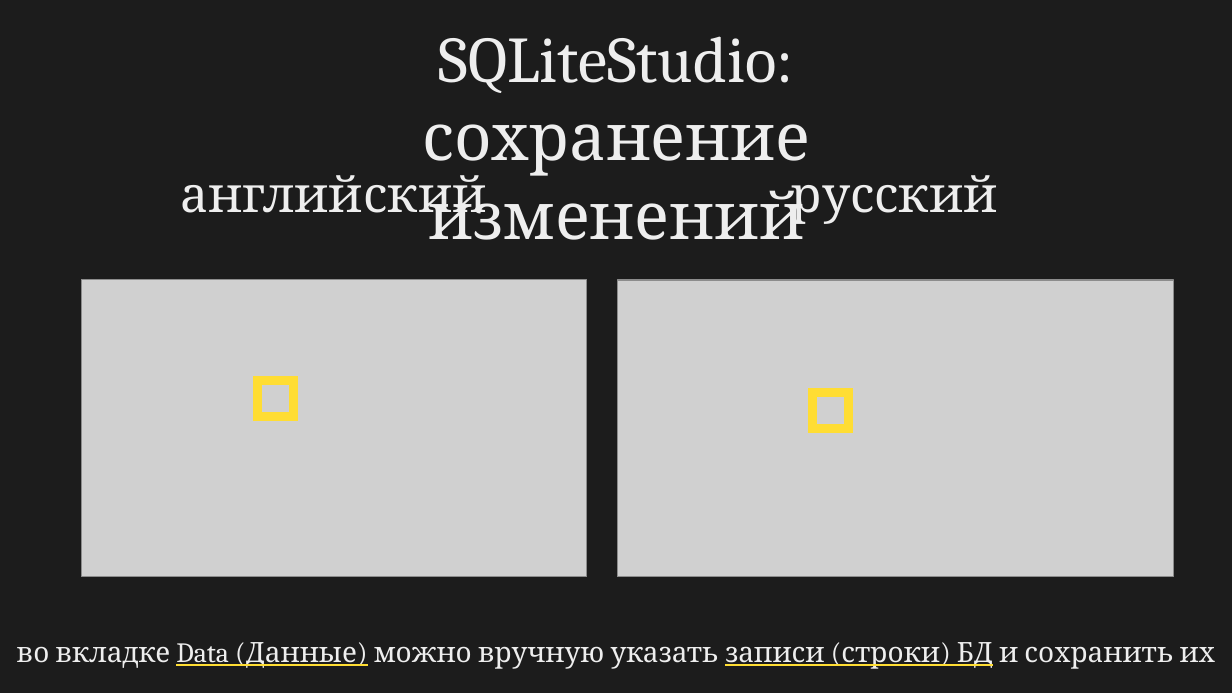
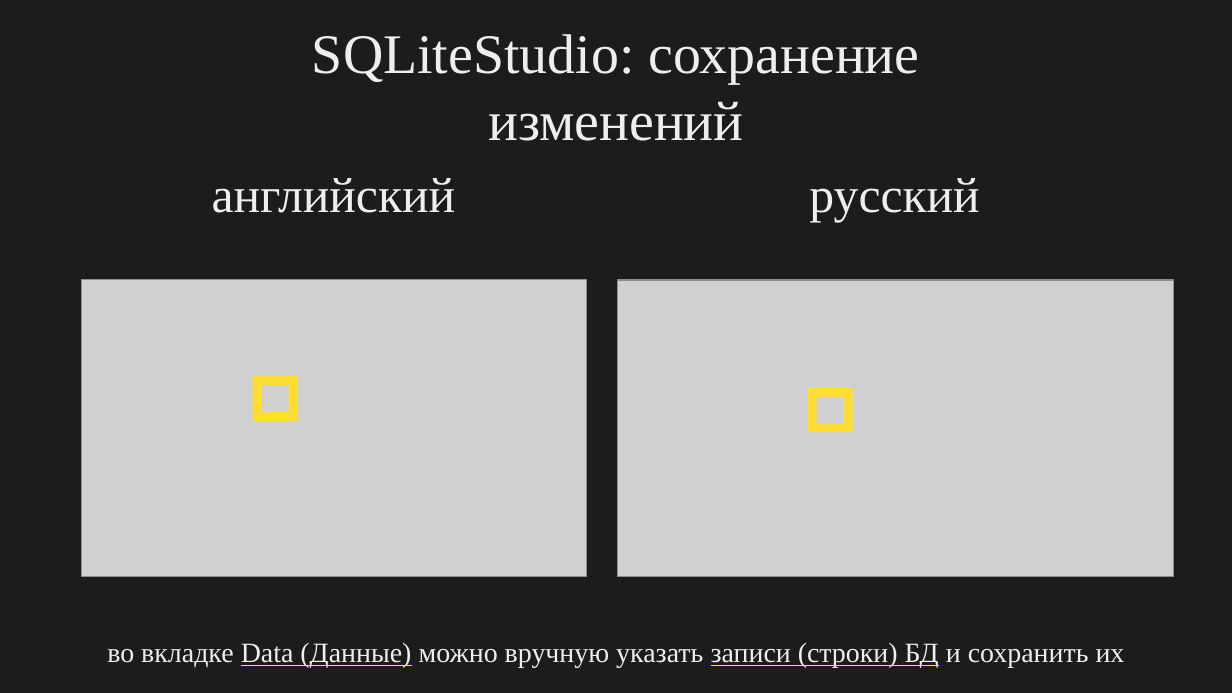
Before and after one commit to Evtish/sqlite-cpp-example, a slide deck: slide 10 of instructions.pptx. Drawn at 1232x693 pixels with LibreOffice and Linux fonts; fonts in the diff are those of the drawing; grey boxes stand for pictures. Boxes give left, top, right and bottom in pixels: in the first picture for what was removed or moved away, otherwise in the second. Text is boxed around its words. In the diff, an @@ line names an element or a change of style, - is before the commit and + after.

```diff
--- a/instructions.pptx
+++ b/instructions.pptx
@@ text at (x1=312, y1=34, x2=919, y2=141): text changed; size 42 to 36 pt; font Cambria to Times New Roman @@
-SQLiteStudio:
-сохранение изменений
+SQLiteStudio: сохранение изменений
@@ font Cambria to Times New Roman in 3 elements at (x1=809, y1=178, x2=979, y2=223), (x1=212, y1=178, x2=456, y2=213), (x1=107, y1=643, x2=1125, y2=667) @@
```
Also in this commit, not shown: 11 other slides changed.
